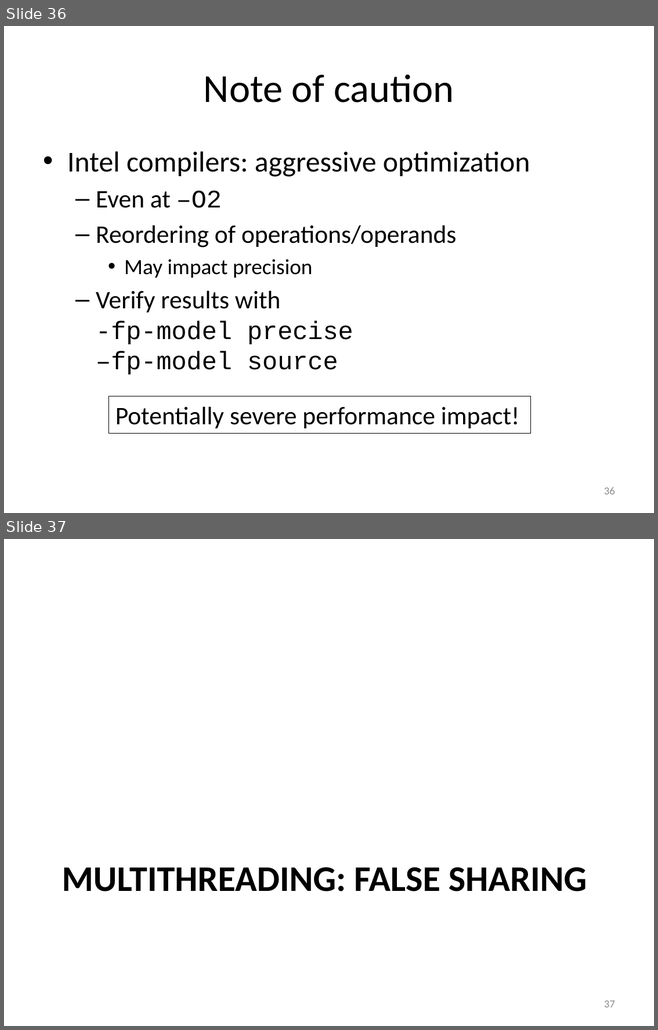
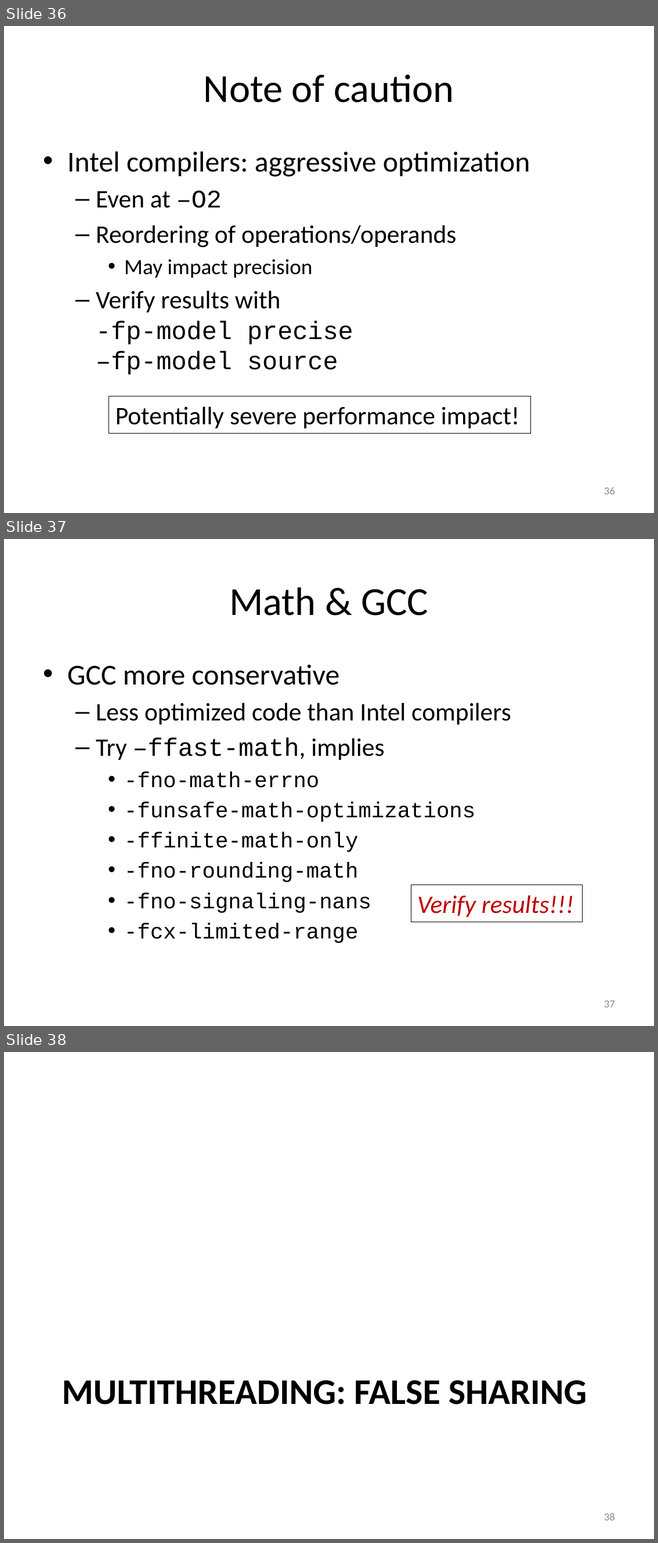
Before and after one commit to gjbex/training-material, a slide deck: Optimization/hpc_efficiency.pptx. Shown one above the other, each under a label of ours: slides 36 and 37 before the commit, slides 36, 37 and 38 after it. The pictures are 658x1030 and 658x1543 pixels, drawn with LibreOffice and Linux fonts; fonts in the diff are those of the drawing. Boxes give left, top, right and bottom in pixels: in the first picture for what was removed or moved away, otherwise in the second. Text is boxed around its words. In the diff, an @@ line names an element or a change of style, - is before the commit and + after.

Commit message:
Add fast math remark for GCC

```diff
--- a/Optimization/hpc_efficiency.pptx
+++ b/Optimization/hpc_efficiency.pptx
@@ slide 37 added at <box>4,539,654,1026</box>, background #FFFFFF @@
@@ title added at <box>229,587,428,616</box>, 44 pt, text #000000 @@
+Math & GCC
@@ text added at <box>67,664,511,943</box>, 24 pt, text #000000 @@
+• GCC more conservative
+  – Less optimized code than Intel compilers
+  – Try –ffast-math, implies
+    • -fno-math-errno
+    • -funsafe-math-optimizations
+    • -ffinite-math-only
+    • -fno-rounding-math
+    • -fno-signaling-nans
+    • -fcx-limited-range
@@ rectangle added at <box>411,885,582,922</box>, outline #000000 0.75 pt, 28 pt, text #C00000, italic @@
+Verify results!!!
@@ page number added at <box>604,1001,615,1008</box>, 12 pt, text #8C8C8C @@
+37
@@ what was slide 37 is now slide 38 @@
@@ page number at <box>604,1513,615,1521</box>: text changed @@
-37
+38
```
